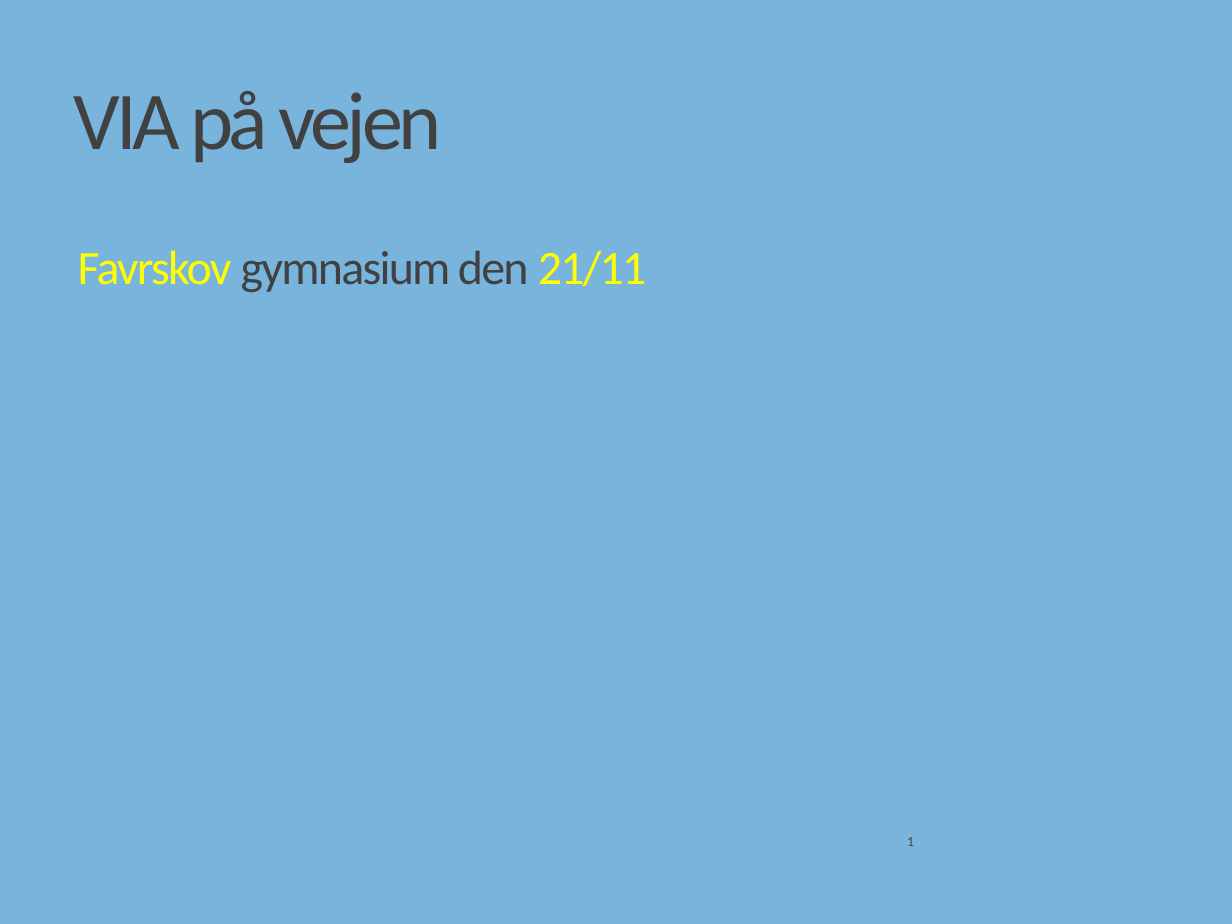
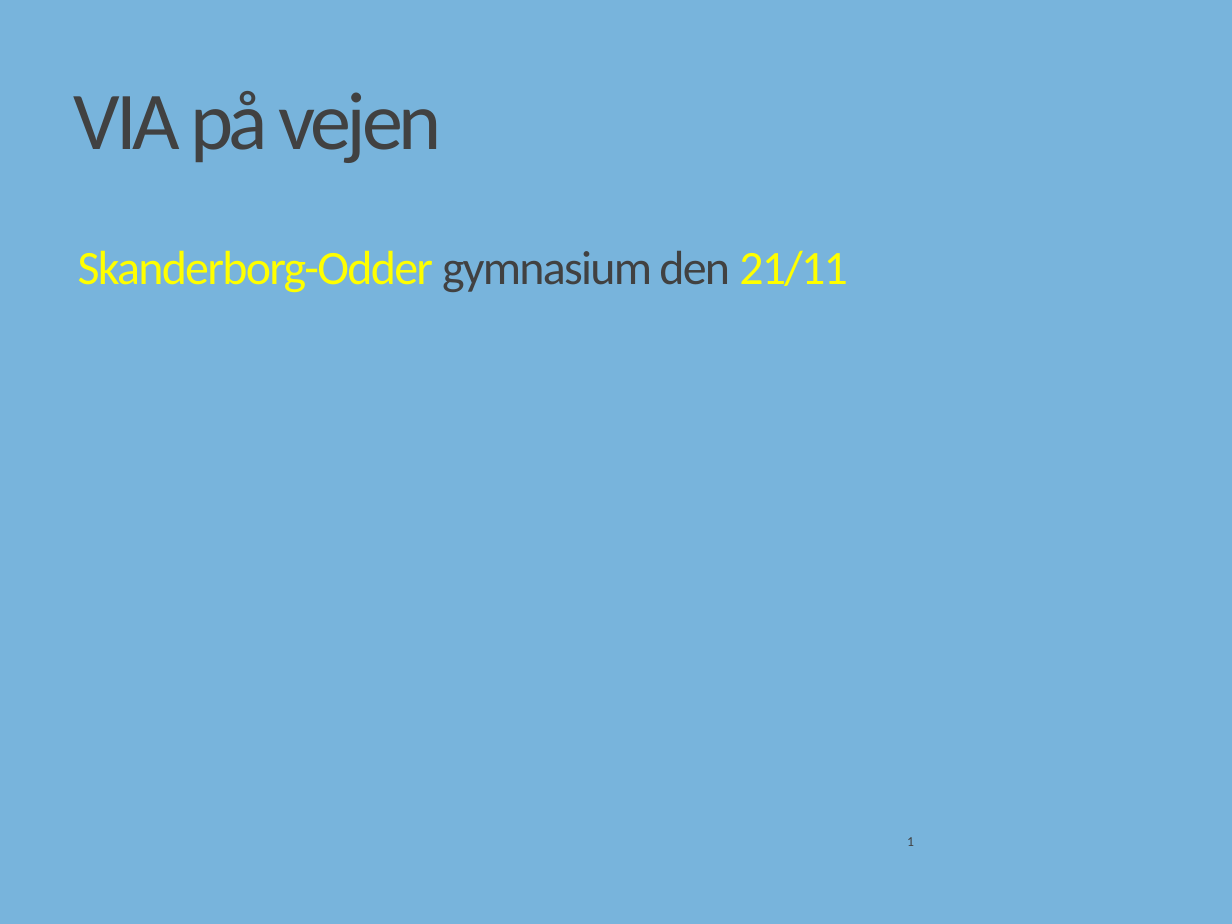
Before and after one commit to soenderup21/IT-Snyd-Og-Bedrag, a slide deck: slide 1 of Praesentation IT_SnydOgBedrag.pptx. Drawn at 1232x924 pixels with LibreOffice and Linux fonts; fonts in the diff are those of the drawing; background and template pictures are left out. Boxes give left, top, right and bottom in pixels: in the first picture for what was removed or moved away, otherwise in the second. Text is boxed around its words. In the diff, an @@ line names an element or a change of style, - is before the commit and + after.

```diff
--- a/Praesentation IT_SnydOgBedrag.pptx
+++ b/Praesentation IT_SnydOgBedrag.pptx
@@ subtitle at (78,250,848,293): text changed @@
-Favrskov gymnasium den 21/11
+Skanderborg-Odder gymnasium den 21/11
```
Also in this commit, not shown: 4 other slides changed.
